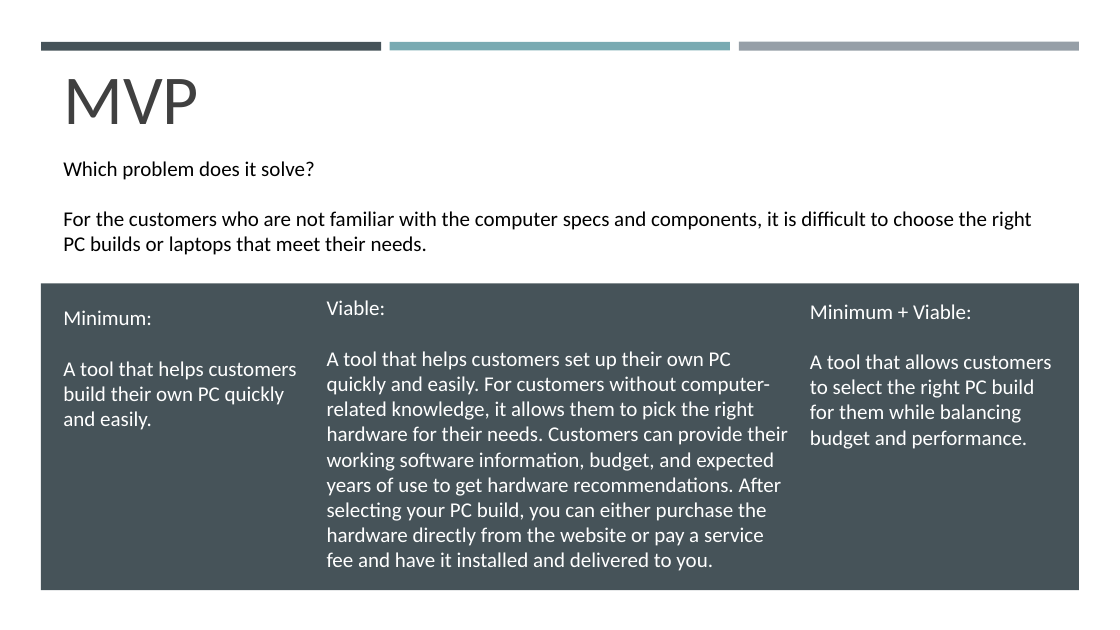
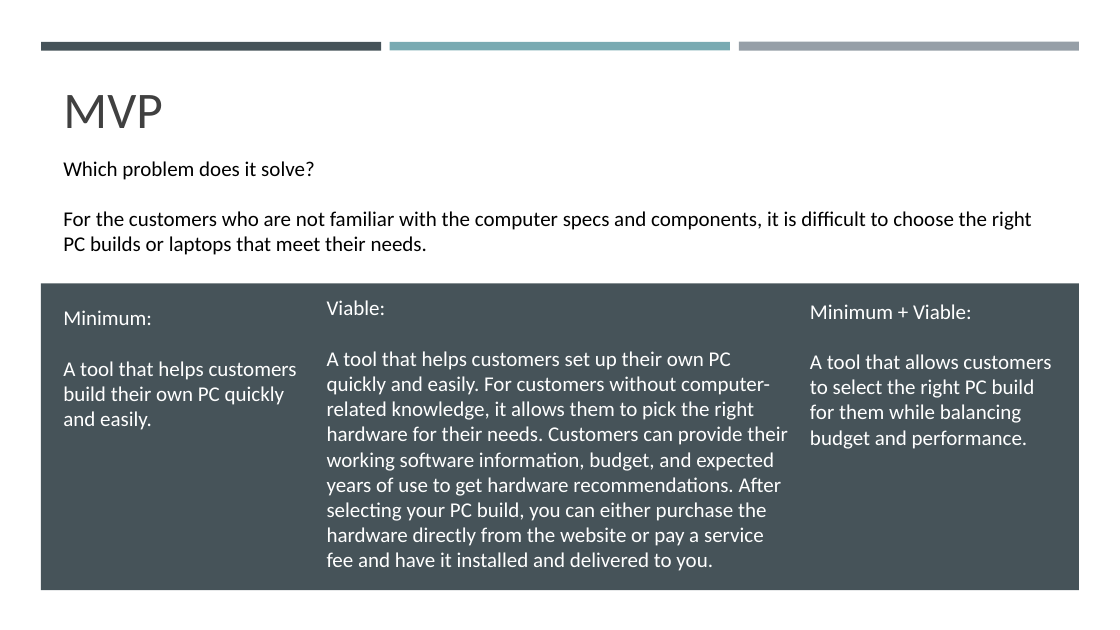
Before and after one commit to Xu12345-sophie/CS691TeamDice, a slide deck: slide 8 of Deliverable8/PCBuilder Web Application Sprint 8.pptx. Drawn at 1120x630 pixels with LibreOffice and Linux fonts; fonts in the diff are those of the drawing. Boxes give left, top, right and bottom in pixels: in the first picture for what was removed or moved away, otherwise in the second. Text is boxed around its words. In the diff, an @@ line names an element or a change of style, - is before the commit and + after.

```diff
--- a/Deliverable8/PCBuilder Web Application Sprint 8.pptx
+++ b/Deliverable8/PCBuilder Web Application Sprint 8.pptx
@@ title "MVP" at bbox=[63, 95, 162, 128]: size 60 to 44 pt @@
```
Also in this commit, not shown: 6 other slides changed, 1 other file.
